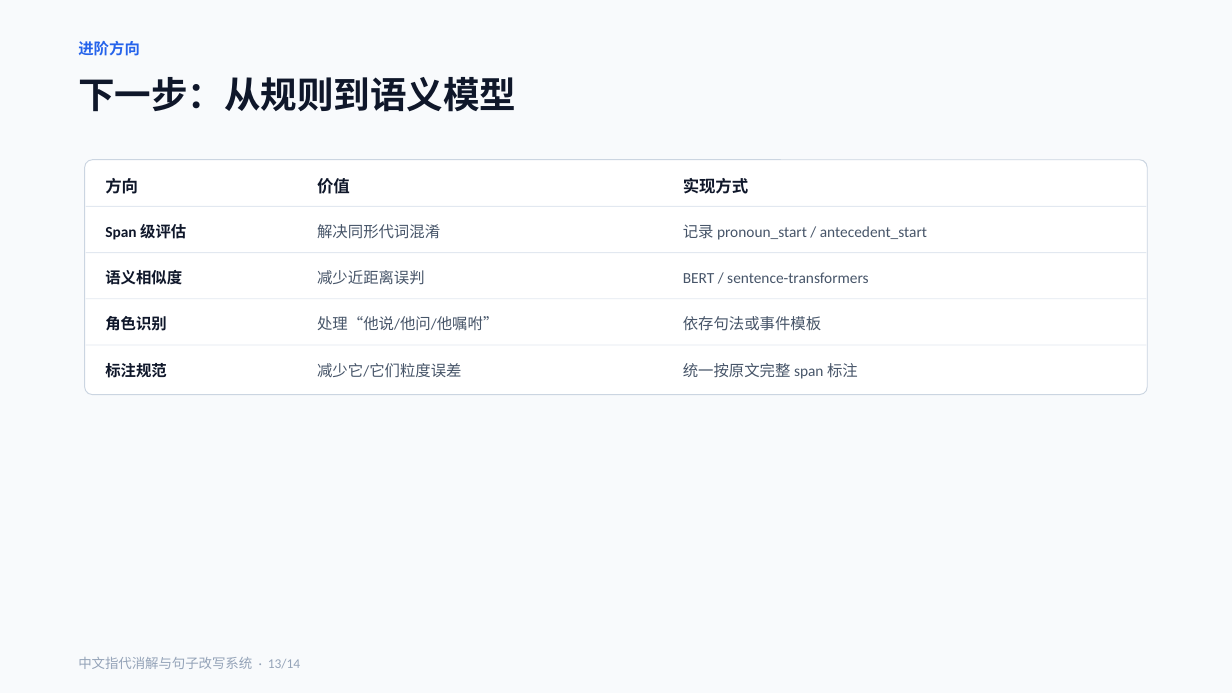
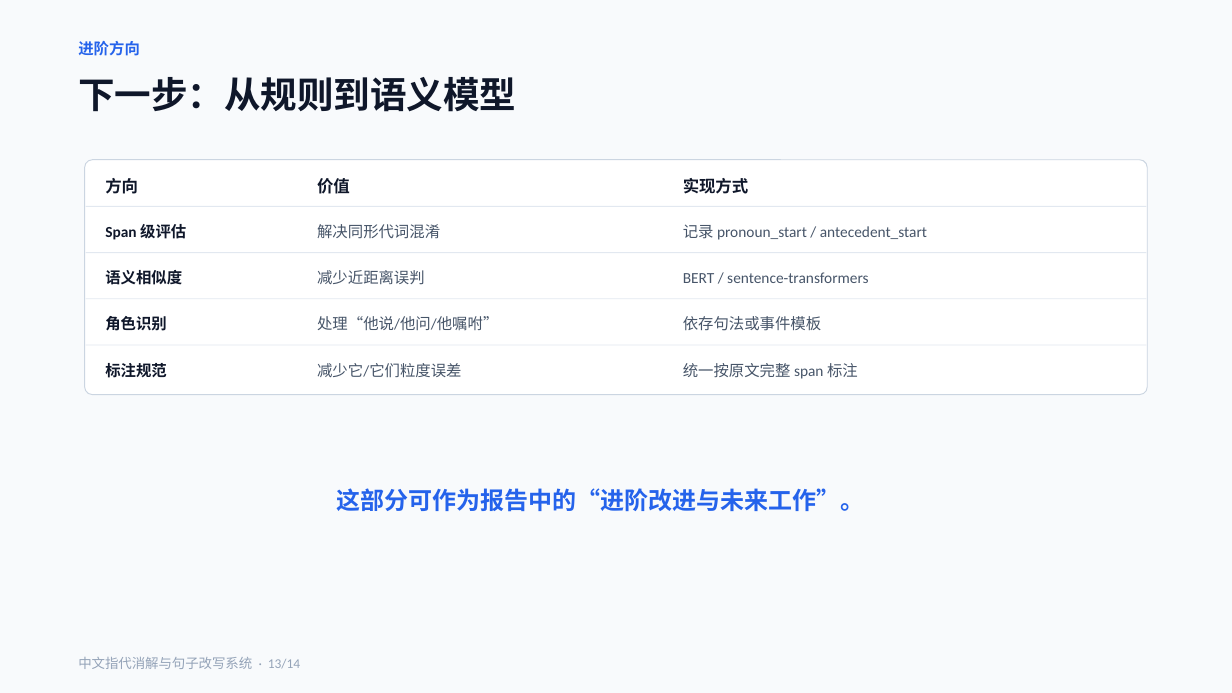
Before and after one commit to ShiningZec/chinese-coreference-rewrite, a slide deck: slide 13 of outputs/中文指代消解与句子改写系统_14页汇报PPT.pptx. Drawn at 1232x693 pixels with LibreOffice and Linux fonts; fonts in the diff are those of the drawing. Boxes give left, top, right and bottom in pixels: in the first picture for what was removed or moved away, otherwise in the second. Text is boxed around its words. In the diff, an @@ line names an element or a change of style, - is before the commit and + after.

```diff
--- a/outputs/中文指代消解与句子改写系统_14页汇报PPT.pptx
+++ b/outputs/中文指代消解与句子改写系统_14页汇报PPT.pptx
@@ text added at (x1=336, y1=488, x2=864, y2=512), 18.8 pt, text #2563EB, bold @@
+这部分可作为报告中的“进阶改进与未来工作”。
```
Also in this commit, not shown: 8 other slides changed, 29 other files.
